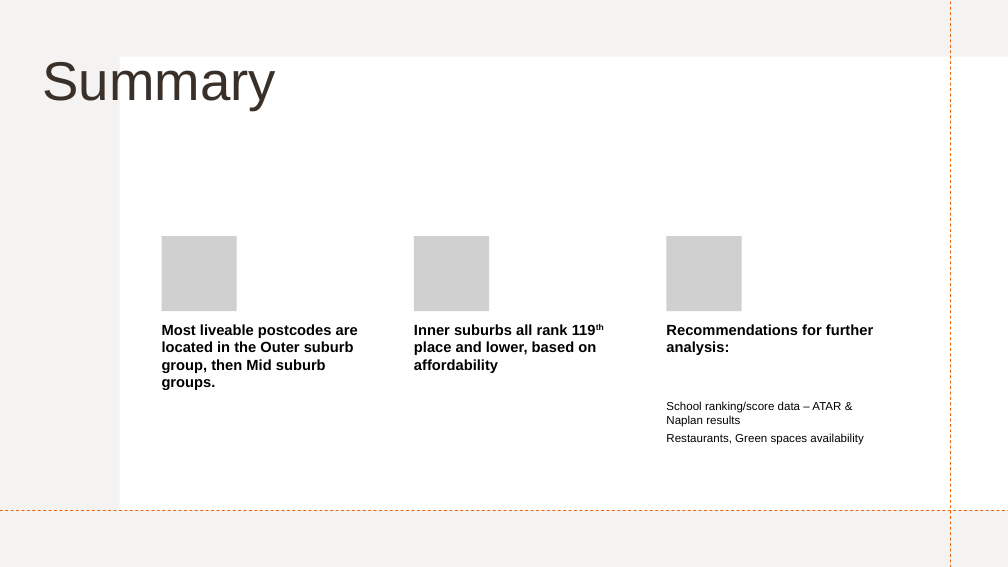
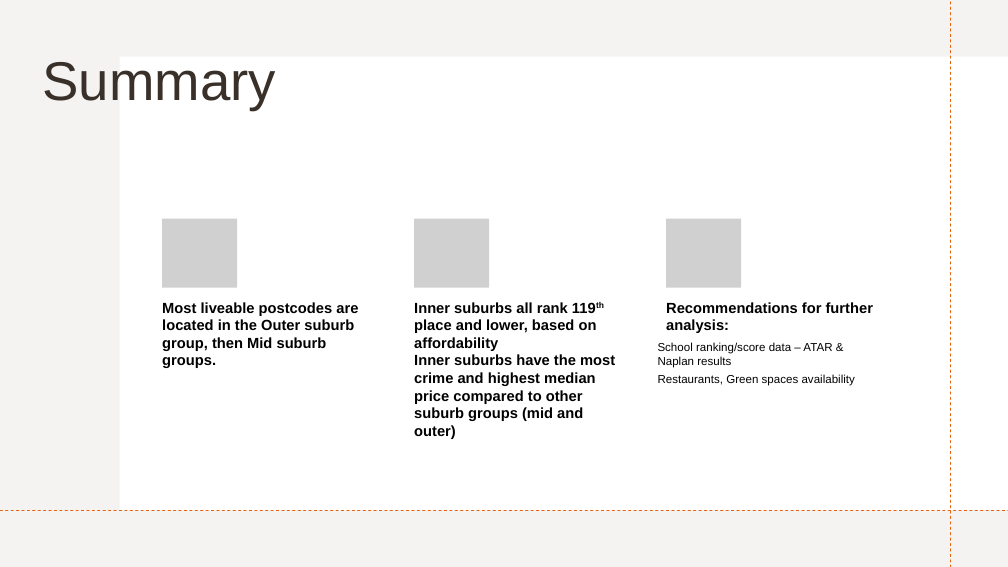
Before and after one commit to Kakhai1/bootcamp_project, a slide deck: slide 23 of Project 1 - Group 6 Slides_KT.pptx (slide 22 before the commit). Drawn at 1008x567 pixels with LibreOffice and Linux fonts; fonts in the diff are those of the drawing; grey boxes stand for pictures. Boxes give left, top, right and bottom in pixels: in the first picture for what was removed or moved away, otherwise in the second. Text is boxed around its words. In the diff, an @@ line names an element or a change of style, - is before the commit and + after.

```diff
--- a/Project 1 - Group 6 Slides_KT.pptx
+++ b/Project 1 - Group 6 Slides_KT.pptx
@@ picture: place and size @@
-picture at (162,236,237,311)
+picture at (163,219,237,287)
@@ picture: place and size @@
-picture at (414,236,489,311)
+picture at (414,219,489,287)
@@ picture: place and size @@
-picture at (667,236,742,311)
+picture at (666,219,741,287)
@@ text "Most liveable postcodes are located ...": place and size @@
-text "Most liveable postcodes are located ..." at (162,324,358,390)
+text "Most liveable postcodes are located ..." at (162,302,358,368)
@@ text "Recommendations for further analysis:": place and size @@
-text "Recommendations for further analysis:" at (666,324,873,355)
+text "Recommendations for further analysis:" at (666,302,873,333)
@@ text at (414,302,615,439): text changed @@
-Inner suburbs all rank 119th place and lower, based on affordability
+Inner suburbs all rank 119th place and lower, based on affordability
+Inner suburbs have the most crime and highest median price compared to other suburb groups (mid and outer)
@@ text "School ranking/score data – ATAR ...": place and size @@
-text "School ranking/score data – ATAR ..." at (666,401,863,445)
+text "School ranking/score data – ATAR ..." at (658,342,855,386)
```
Also in this commit, not shown: 1 other slide changed, 2 slides added, 1 slide removed, 3 other files.
